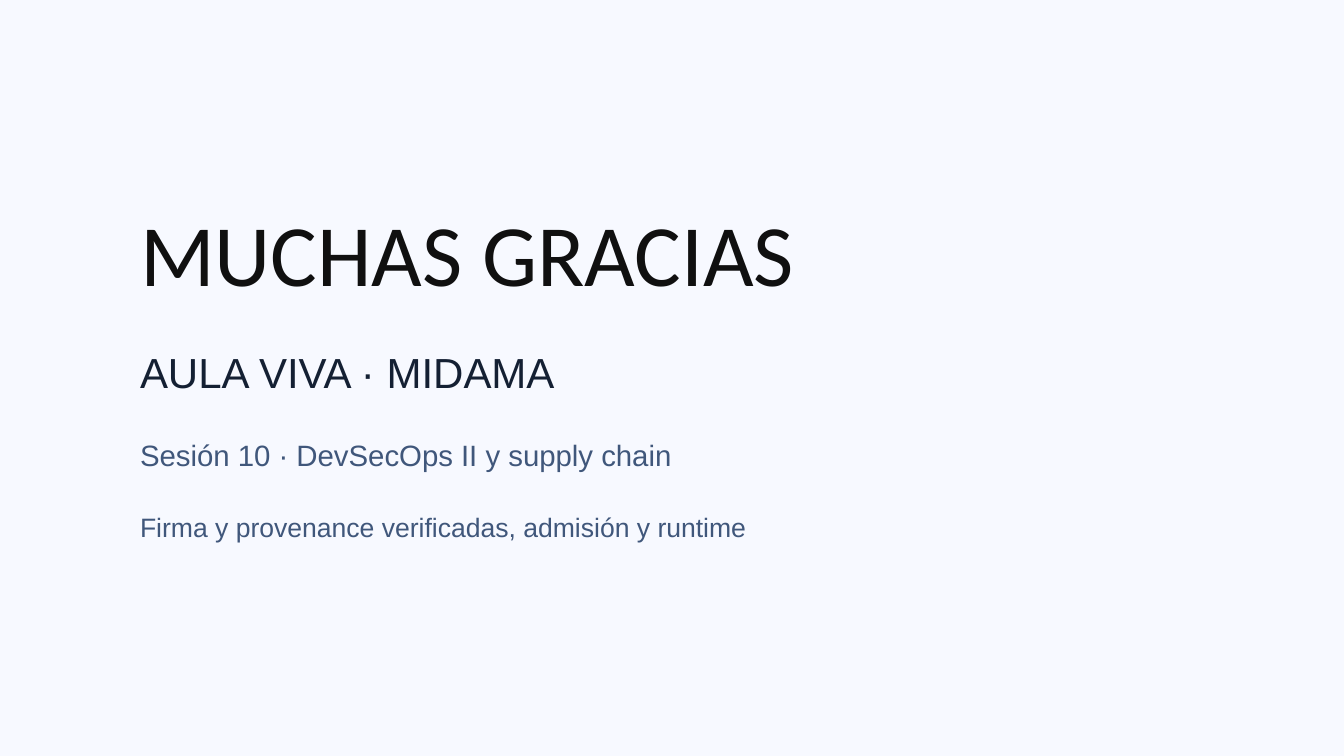
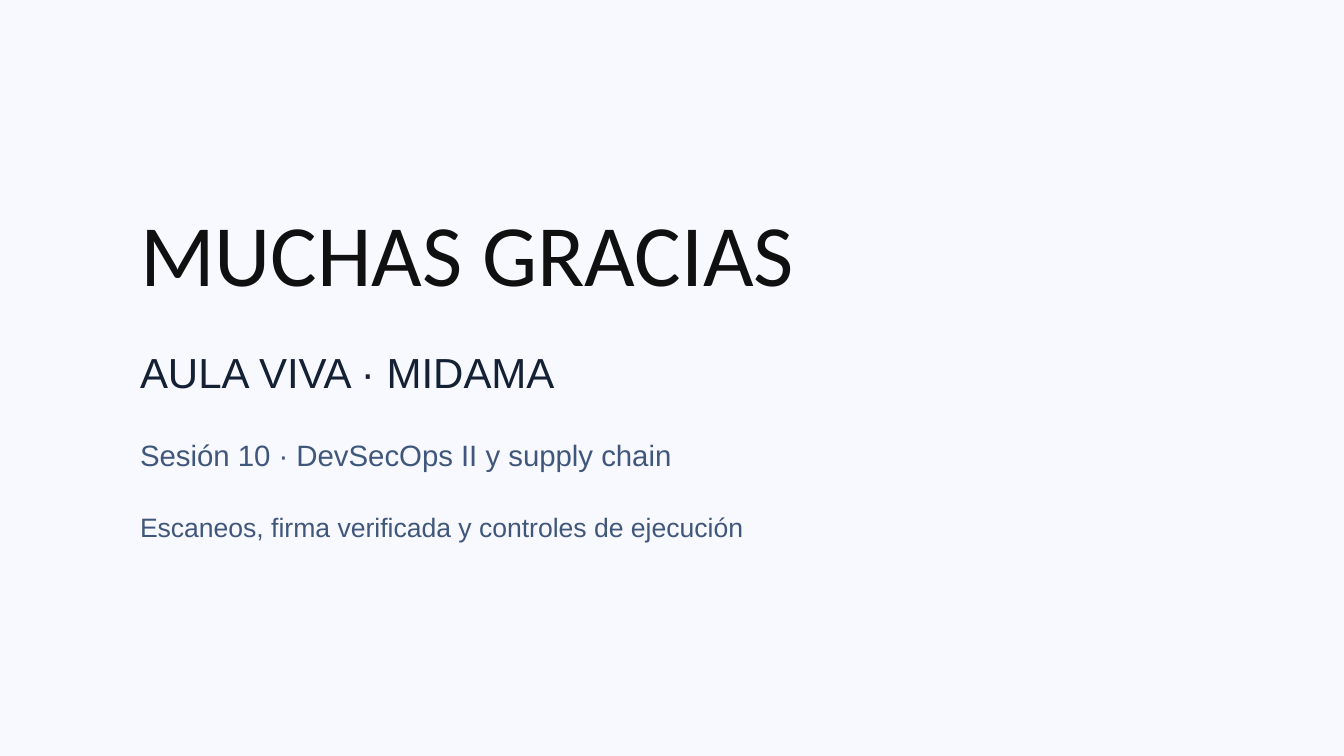
Before and after one commit to silvadaniel-mac/equipo-02--MIDAMA, a slide deck: slide 13 of docs/presentaciones/AulaViva_MIDAMA_Sesion10_DevSecOps_II_Final.pptx (slide 12 before the commit). Drawn at 1344x756 pixels with LibreOffice and Linux fonts; fonts in the diff are those of the drawing. Boxes give left, top, right and bottom in pixels: in the first picture for what was removed or moved away, otherwise in the second. Text is boxed around its words. In the diff, an @@ line names an element or a change of style, - is before the commit and + after.

```diff
--- a/docs/presentaciones/AulaViva_MIDAMA_Sesion10_DevSecOps_II_Final.pptx
+++ b/docs/presentaciones/AulaViva_MIDAMA_Sesion10_DevSecOps_II_Final.pptx
@@ text at <box>140,517,743,543</box>: text changed @@
-Firma y provenance verificadas, admisión y runtime
+Escaneos, firma verificada y controles de ejecución
```
Also in this commit, not shown: 1 other slide changed, 10 slides added, 9 slides removed, 10 other files.
